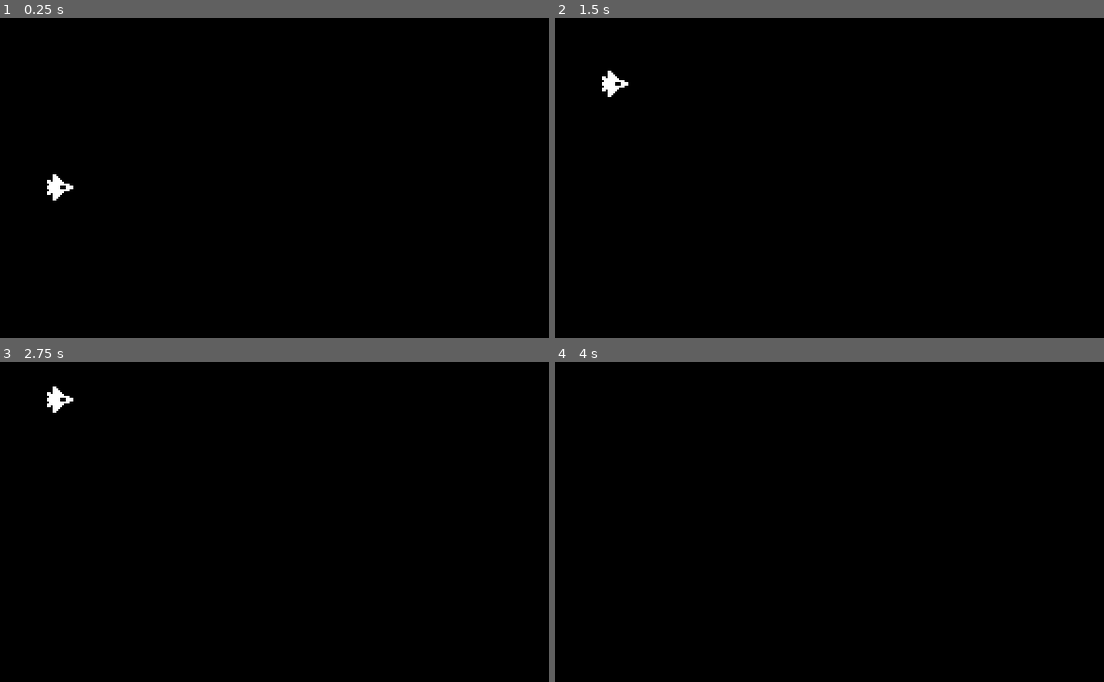
Above: before the commit, frames 1-4 (two rows, left to right).
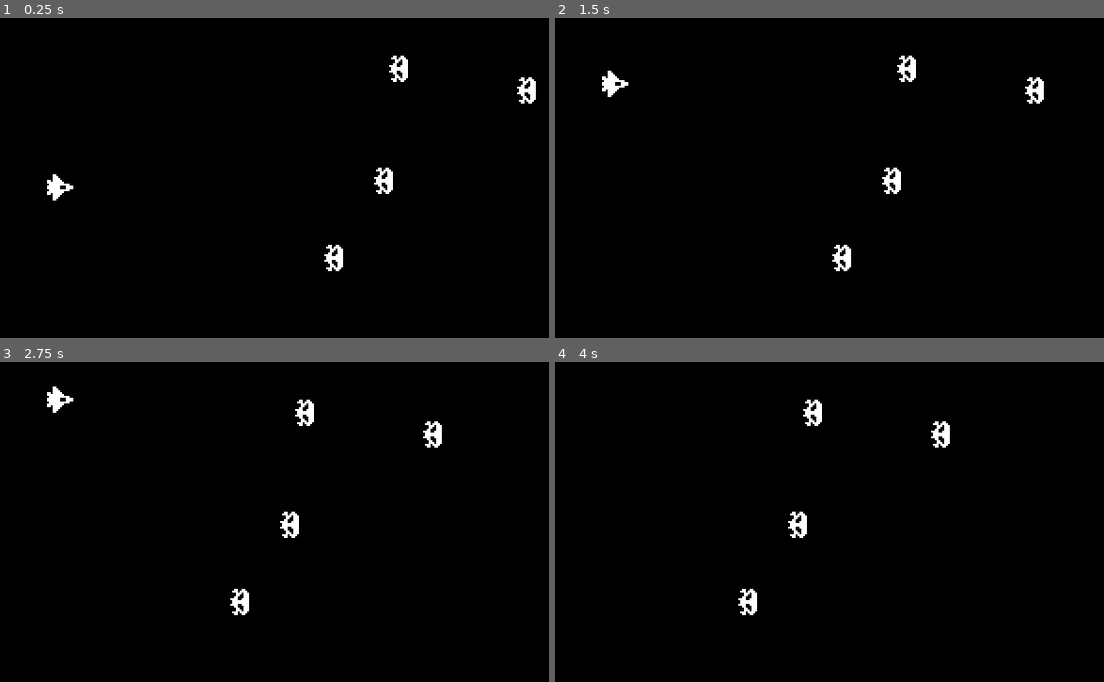
Above: after the commit, the same moments.

Repository: akira80kv/godot-space-shooter
Game: Godot game, scene res://World.tscn
Two runs of this game, one before a commit and one after it. Both use one fixed random seed, a clock stepped at 60 frames per second and the inputs below.
Inputs:
- Up to frame 1 (0.25 s): no input
- Up to frame 2 (1.5 s): hold Up (ui_up) 0.53-1.28 s; hold Down (ui_down) from 1.28 s (still down)
- Up to frame 3 (2.75 s): release Down (ui_down) at 2.03 s; hold Up (ui_up) from 2.03 s (still down)
- Up to frame 4 (4 s): release Up (ui_up) at 3.53 s; hold Down (ui_down) from 3.53 s (still down)

The runs differ from the first frame. In frame 1, 0.7% of the frame differs, in the area x 59-98%, y 11-80%; in frame 2, 0.7%; in frame 3, 0.7%; in frame 4, 0.7%.

Commit message:
Added enemies to game

Diff:
--- a/World.tscn
+++ b/World.tscn
@@ -1,6 +1,7 @@
-[gd_scene load_steps=2 format=2]
+[gd_scene load_steps=3 format=2]
 
 [ext_resource path="res://Ship.tscn" type="PackedScene" id=1]
+[ext_resource path="res://Enemy.tscn" type="PackedScene" id=2]
 
 [node name="World" type="Node"]
 
@@ -15,3 +16,15 @@
 
 [node name="Ship" parent="." instance=ExtResource( 1 )]
 position = Vector2( 32, 90 )
+
+[node name="Enemy" parent="." instance=ExtResource( 2 )]
+position = Vector2( 182.57, 127.254 )
+
+[node name="Enemy2" parent="." instance=ExtResource( 2 )]
+position = Vector2( 284.92, 38.4196 )
+
+[node name="Enemy3" parent="." instance=ExtResource( 2 )]
+position = Vector2( 217.011, 27.2196 )
+
+[node name="Enemy4" parent="." instance=ExtResource( 2 )]
+position = Vector2( 209.011, 86.3673 )
